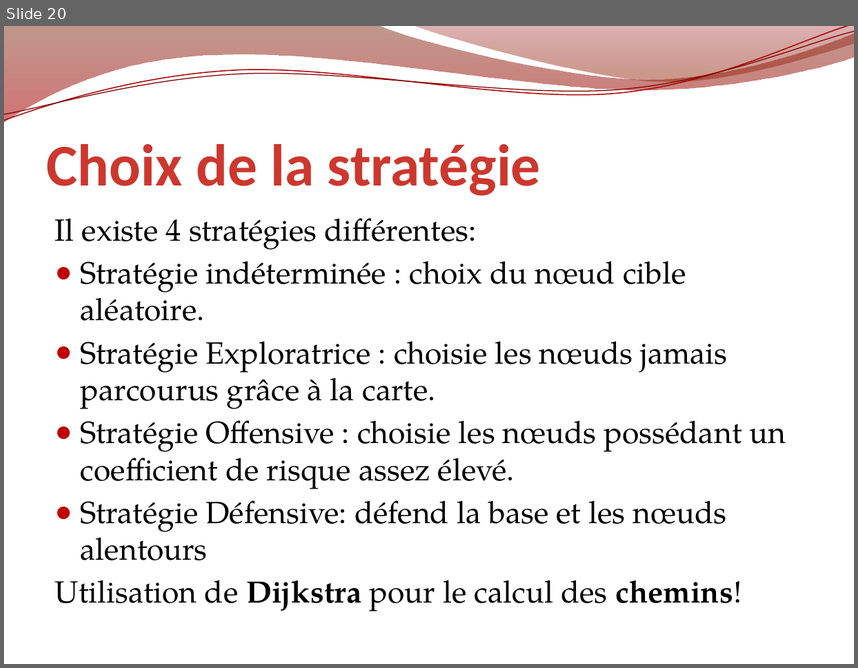
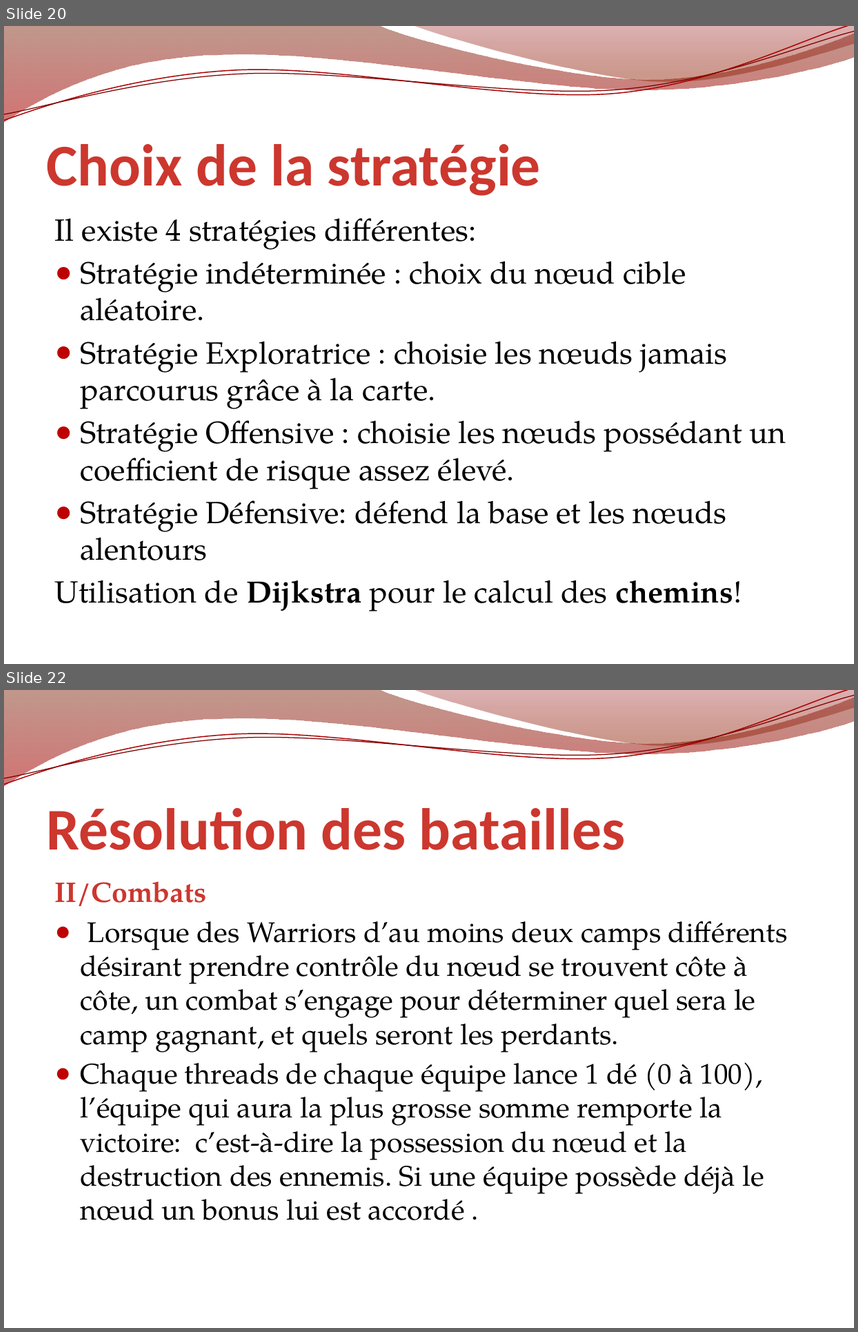
Before and after one commit to erz/voogle, a slide deck: doc/Voogle.pptx. Shown one above the other, each under a label of ours: slide 20 before the commit, slides 20 and 22 after it; the slides between them are not shown. The pictures are 858x668 and 858x1332 pixels, drawn with LibreOffice and Linux fonts; fonts in the diff are those of the drawing; background and template pictures are left out. Boxes give left, top, right and bottom in pixels: in the first picture for what was removed or moved away, otherwise in the second. Text is boxed around its words. In the diff, an @@ line names an element or a change of style, - is before the commit and + after.

```diff
--- a/doc/Voogle.pptx
+++ b/doc/Voogle.pptx
@@ slide 22 added at [4, 690, 854, 1328], background picture (left out); not listed: 4 template elements that a slide beside it also shows @@
@@ title added at [47, 808, 625, 850], 50 pt, text gradient #501100 to #CC372E to #F9EEEE, bold @@
+Résolution des batailles
@@ text added at [55, 881, 788, 1220], 24 pt, text #000000 @@
+II/Combats
+● Lorsque des Warriors d’au moins deux camps différents désirant prendre contrôle du nœud se trouvent côte à côte, un combat s’engage pour déterminer quel sera le camp gagnant, et quels seront les perdants.
+● Chaque threads de chaque équipe lance 1 dé (0 à 100), l’équipe qui aura la plus grosse somme remporte la victoire: c’est-à-dire la possession du nœud et la destruction des ennemis. Si une équipe possède déjà le nœud un bonus lui est accordé .
```
Also in this commit, not shown: 3 other slides added, 1 slide removed, 3 other files.
